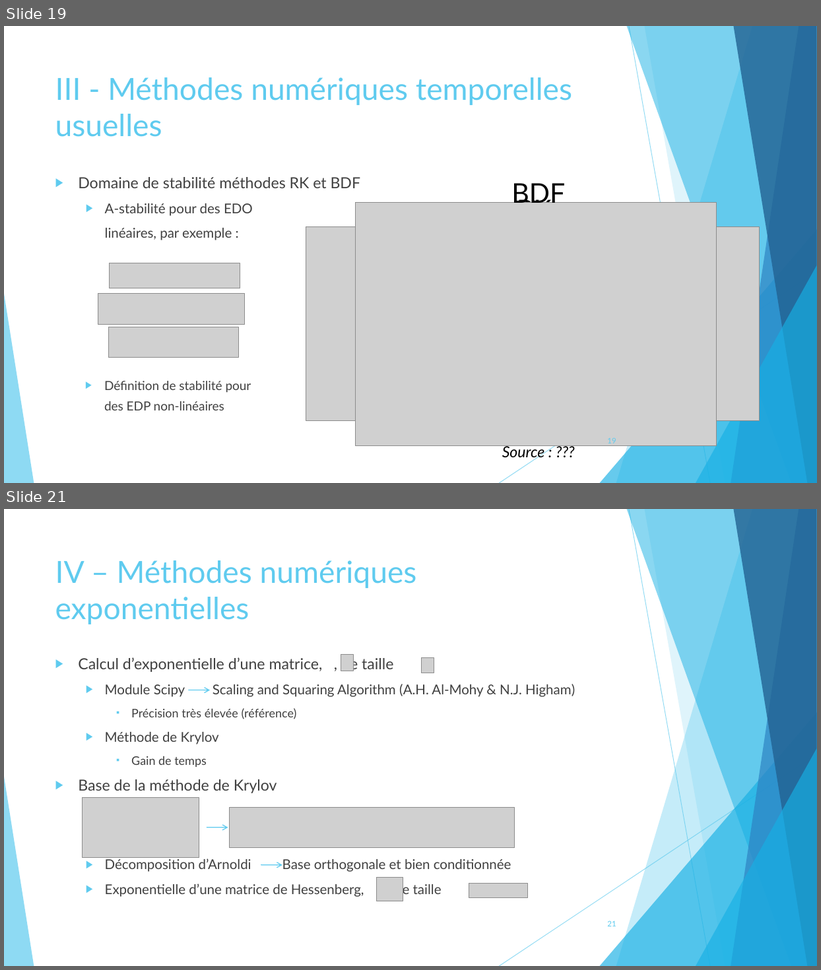
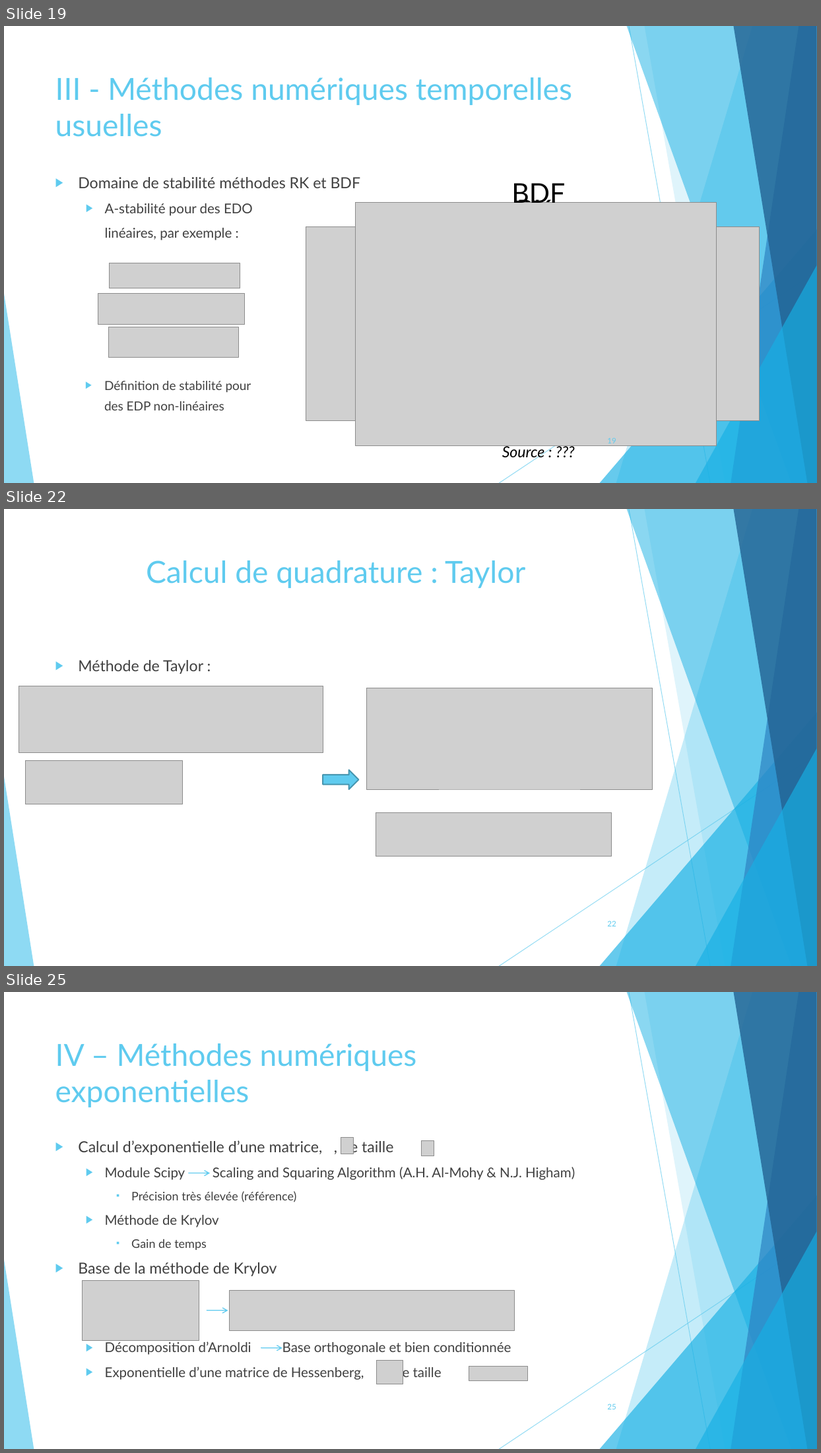
Before and after one commit to pierreXVI/PIE, a slide deck: oral_presentation/Oral_presentation_12_02_2019.pptx. Shown one above the other, each under a label of ours: slides 19 and 21 before the commit, slides 19, 22 and 25 after it; the slides between them are not shown. The pictures are 821x970 and 821x1453 pixels, drawn with LibreOffice and Linux fonts; fonts in the diff are those of the drawing; grey boxes stand for pictures. Boxes give left, top, right and bottom in pixels: in the first picture for what was removed or moved away, otherwise in the second. Text is boxed around its words. In the diff, an @@ line names an element or a change of style, - is before the commit and + after.

```diff
--- a/oral_presentation/Oral_presentation_12_02_2019.pptx
+++ b/oral_presentation/Oral_presentation_12_02_2019.pptx
@@ slide 22 added at box(4, 509, 817, 966), background #FFFFFF; not listed: 10 template elements that a slide beside it also shows @@
@@ title added at box(146, 560, 525, 588), 36 pt, text #5FCBEF @@
+Calcul de quadrature : Taylor
@@ text added at box(78, 660, 203, 674), 18 pt, text #404040 @@
+▶ Méthode de Taylor :
@@ picture added at box(19, 686, 323, 753) @@
@@ picture added at box(366, 689, 652, 789) @@
@@ picture added at box(25, 761, 182, 805) @@
@@ right arrow added at box(323, 770, 359, 789), fill #5FCBEF, outline #4696B1 1.5 pt @@
@@ picture added at box(376, 813, 612, 857) @@
@@ page number added at box(607, 921, 616, 927), 9 pt, text #5FCBEF @@
+22
@@ what was slide 21 is now slide 25 @@
@@ page number at box(607, 1404, 616, 1410): text changed @@
-21
+25
```
Also in this commit, not shown: 4 other slides added, 2 slides removed, 12 other files.
